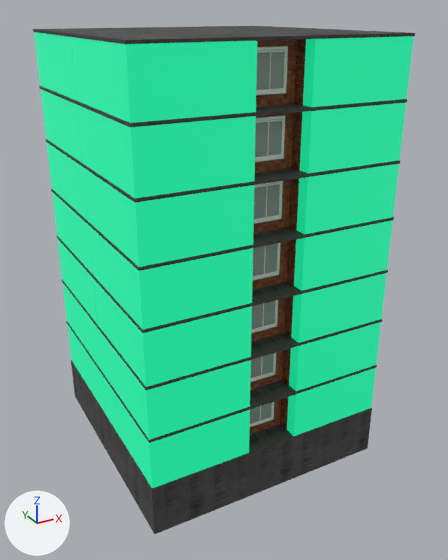
An edit to the glTF model public/building.glb, drawn before and after from the same camera.
The view is the same before and after, from a 50 mm camera at (-22.0, -42.3, 35.1) aimed at (0.5, -1.4, 14.7). The lights are fixed; the arrows at lower left show +X, +Y and +Z. Where no turn or scale is listed for an object, it has been applied to the vertices.

Script lines for the objects in view, before the commit:
```python
me_plane_008 = bpy.data.meshes.new('Plane.008')
me_plane_008.from_pydata(...)  # a box spanning x -2.0..2.0, y -8.1..8.1, z 0.0..4.0
me_plane_008.materials.append(mat_commonareamaterial)
me_plane_062 = bpy.data.meshes.new('Plane.062')
me_plane_062.from_pydata(...)  # a box spanning x -3.96..3.96, y -4.95..4.95, z 0.0..3.96
me_plane_062.materials.append(mat_selectiondefault)  # green #10b981
me_plane_063 = bpy.data.meshes.new('Plane.063')
me_plane_063.from_pydata(...)  # a box spanning x -3.96..3.96, y -4.95..4.95, z 0.0..3.96
me_plane_063.materials.append(mat_selectiondefault)  # green #10b981
ob_common_005 = bpy.data.objects.new('Common.005', me_plane_008)
ob_common_005.parent = ob_floor_006
ob_common_005.location = (0.0, 0.0, 0.2)
ob_selectionbox_003 = bpy.data.objects.new('SelectionBox.003', me_plane_062)
ob_selectionbox_003.location = (-6.0, 5.0, 4.22)
ob_selectionbox_004 = bpy.data.objects.new('SelectionBox.004', me_plane_063)
ob_selectionbox_004.location = (-6.0, -5.0, 4.22)
# also in view: 'Basement' at (0.0, 0.0, 2.0); 'SelectionBox.013' at (6.0, -5.0, 18.8); 'SelectionBox.005' at (6.0, -5.0, 10.4); 'SelectionBox.015' at (-6.0, 5.0, 18.8); 'SelectionBox.017' at (6.0, -5.0, 23.0)
```
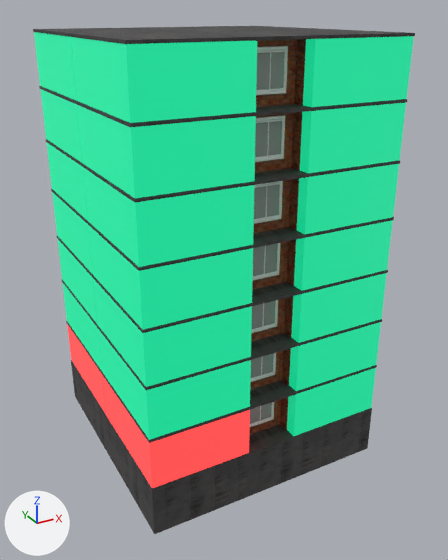
Commit message: Unavailable apartments are now visualized

Where the change shows, as pixel boxes (x1, y1, x2, y2) in the pictures (448 x 560 px):
'SelectionBox.004', recoloured (green to red)
    both: (102, 375, 250, 488)
'SelectionBox.003', recoloured (green to red)
    both: (67, 324, 106, 414)

The edits, one by one:
Material 'SelectionUnavailableSelect' (mat_selectionunavailableselect) is new.
Its base color is (0.863, 0.0578, 0.0578) (red #ef4444).
Its emission color is (0.863, 0.0578, 0.0578) (red #ef4444).
Its emission strength is 1.0.
Material 'SelectionUnavailableHover' (mat_selectionunavailablehover) is new.
Its base color is (0.863, 0.0578, 0.0578) (red #ef4444).
Its emission color is (0.863, 0.0578, 0.0578) (red #ef4444).
Its emission strength is 1.0.
me_plane_062 has 8 vertices, 12 faces and spans x -3.96..3.96, y -4.95..4.95, z 0.0..3.96.
me_plane_062 no longer uses material mat_selectiondefault (green #10b981).
me_plane_062 now uses material mat_selectionunavailablehover (red #ef4444).
me_plane_063 has 8 vertices, 12 faces and spans x -3.96..3.96, y -4.95..4.95, z 0.0..3.96.
me_plane_063 no longer uses material mat_selectiondefault (green #10b981).
me_plane_063 now uses material mat_selectionunavailableselect (red #ef4444).
